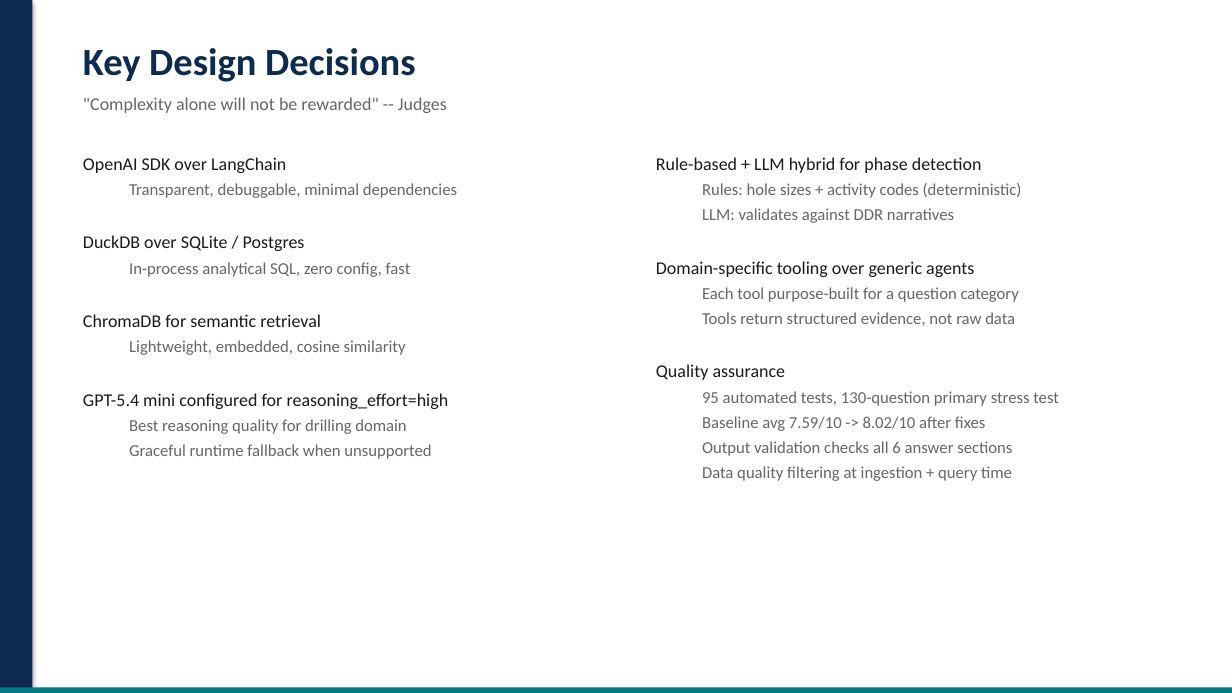
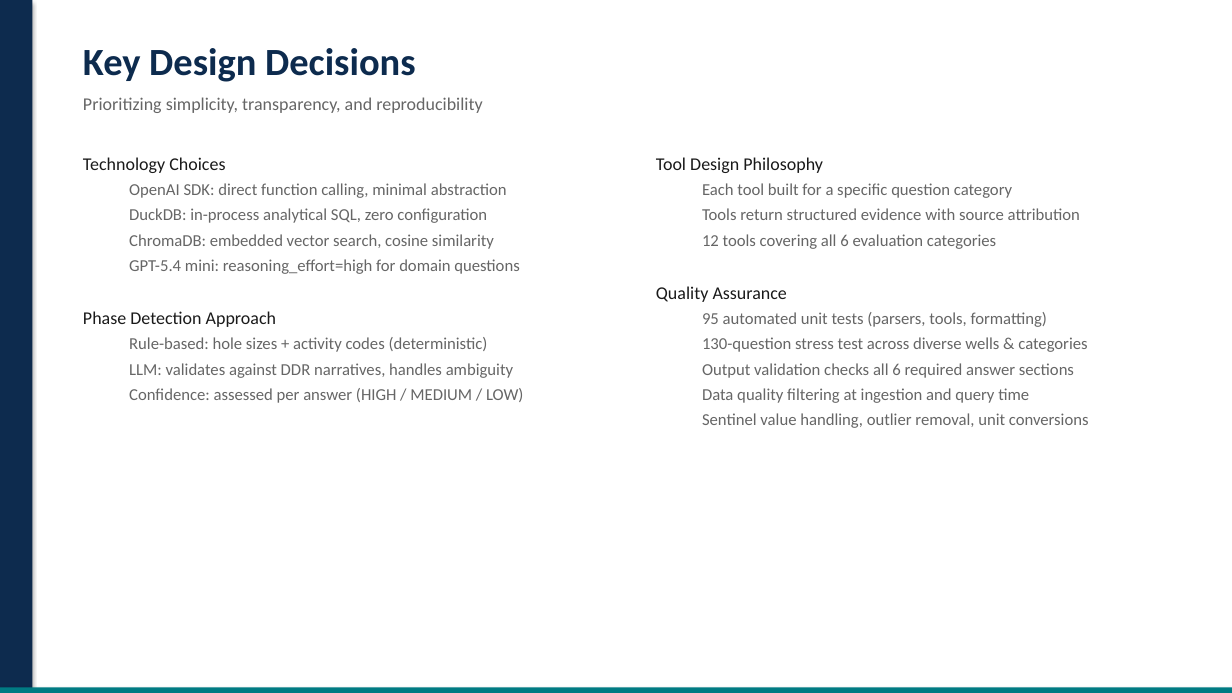
Before and after one commit to rlucgg/spe-ml-challenge, a slide deck: slide 9 of presentation/slides.pptx. Drawn at 1232x693 pixels with LibreOffice and Linux fonts; fonts in the diff are those of the drawing. Boxes give left, top, right and bottom in pixels: in the first picture for what was removed or moved away, otherwise in the second. Text is boxed around its words. In the diff, an @@ line names an element or a change of style, - is before the commit and + after.

```diff
--- a/presentation/slides.pptx
+++ b/presentation/slides.pptx
@@ text at [83, 97, 482, 113]: text changed @@
-"Complexity alone will not be rewarded" -- Judges
+Prioritizing simplicity, transparency, and reproducibility
@@ text at [83, 157, 523, 403]: text changed @@
-OpenAI SDK over LangChain
-  Transparent, debuggable, minimal dependencies
-DuckDB over SQLite / Postgres
-  In-process analytical SQL, zero config, fast
-ChromaDB for semantic retrieval
-  Lightweight, embedded, cosine similarity
-GPT-5.4 mini configured for reasoning_effort=high
-  Best reasoning quality for drilling domain
-  Graceful runtime fallback when unsupported
+Technology Choices
+  OpenAI SDK: direct function calling, minimal abstraction
+  DuckDB: in-process analytical SQL, zero configuration
+  ChromaDB: embedded vector search, cosine similarity
+  GPT-5.4 mini: reasoning_effort=high for domain questions
+Phase Detection Approach
+  Rule-based: hole sizes + activity codes (deterministic)
+  LLM: validates against DDR narratives, handles ambiguity
+  Confidence: assessed per answer (HIGH / MEDIUM / LOW)
@@ text at [656, 157, 1089, 428]: text changed @@
-Rule-based + LLM hybrid for phase detection
-  Rules: hole sizes + activity codes (deterministic)
-  LLM: validates against DDR narratives
-Domain-specific tooling over generic agents
-  Each tool purpose-built for a question category
-  Tools return structured evidence, not raw data
-Quality assurance
-  95 automated tests, 130-question primary stress test
-  Baseline avg 7.59/10 -> 8.02/10 after fixes
-  Output validation checks all 6 answer sections
-  Data quality filtering at ingestion + query time
+Tool Design Philosophy
+  Each tool built for a specific question category
+  Tools return structured evidence with source attribution
+  12 tools covering all 6 evaluation categories
+Quality Assurance
+  95 automated unit tests (parsers, tools, formatting)
+  130-question stress test across diverse wells & categories
+  Output validation checks all 6 required answer sections
+  Data quality filtering at ingestion and query time
+  Sentinel value handling, outlier removal, unit conversions
```
Also in this commit, not shown: 3 other slides changed, 1 slide added, 1 slide removed, 1 other file.
